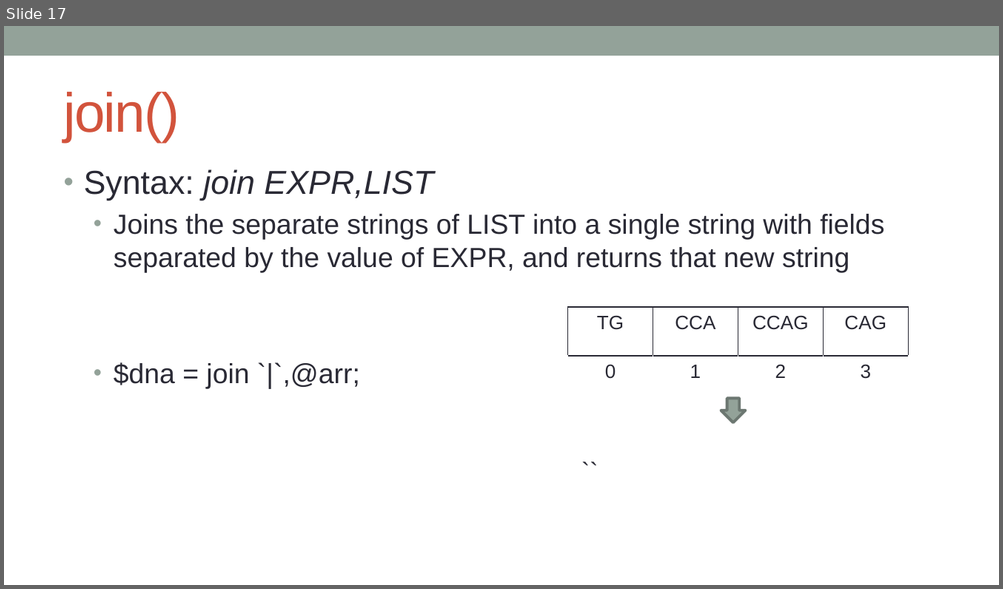
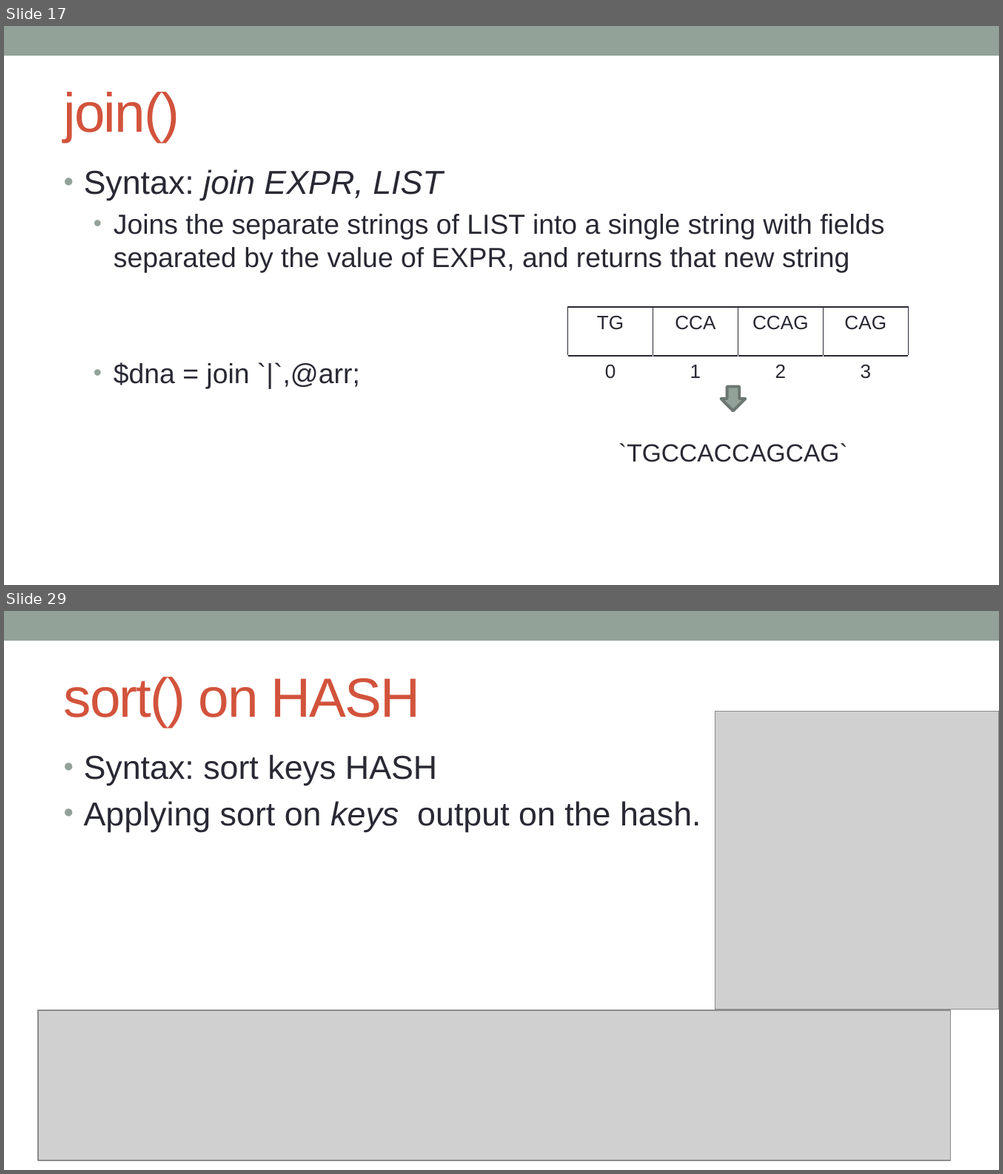
Before and after one commit to kanhu-pcr-code/bioinfo-PERL-course, a slide deck: PPTs/Operations_on_variables.pptx. Shown one above the other, each under a label of ours: slide 17 before the commit, slides 17 and 29 after it; the slides between them are not shown. The pictures are 1003x589 and 1003x1174 pixels, drawn with LibreOffice and Linux fonts; fonts in the diff are those of the drawing; grey boxes stand for pictures. Boxes give left, top, right and bottom in pixels: in the first picture for what was removed or moved away, otherwise in the second. Text is boxed around its words. In the diff, an @@ line names an element or a change of style, - is before the commit and + after.

```diff
--- a/PPTs/Operations_on_variables.pptx
+++ b/PPTs/Operations_on_variables.pptx
@@ slide 29 added at [4,611,999,1170], background #FFFFFF; not listed: 1 template element that a slide beside it also shows @@
@@ title added at [64,677,421,727], 40 pt, text #D2533C @@
+sort() on HASH
@@ picture added at [715,712,999,1010] @@
@@ text added at [84,755,701,832], 24 pt, text #292934 @@
+• Syntax: sort keys HASH
+• Applying sort on keys output on the hash.
@@ picture added at [38,1011,950,1161] @@
@@ slide 17 changed as well @@
@@ text at [84,170,443,201]: spaces changed @@
-• Syntax: join EXPR,LIST
+• Syntax: join EXPR, LIST
@@ down arrow: place and size @@
-down arrow at [721,399,746,424]
+down arrow at [721,387,746,412]
@@ text at [618,443,848,463]: text changed @@
-``
+`TGCCACCAGCAG`
```
Also in this commit, not shown: 2 other slides changed, 14 other slides added, 5 other files.
